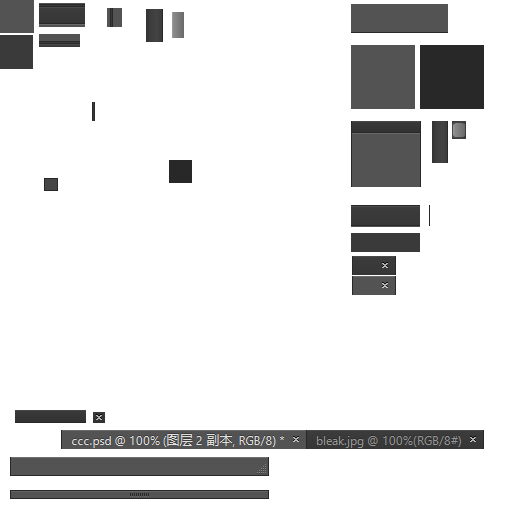
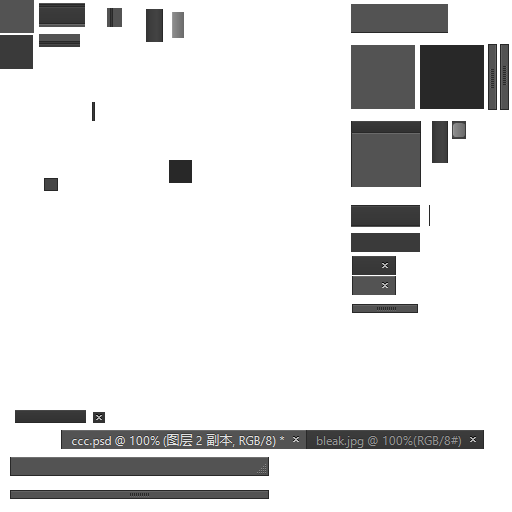
Before/after of a 512×512 layered artwork. What changed in the layer stack:
added layer "图层 18" above "图层 17" over [500, 44, 509, 110]
added layer "图层 17" above "图层 16" over [488, 44, 497, 110]
painted on "图层 16" over [352, 304, 418, 313]
removed layer "图层 13" over [352, 304, 418, 313]
